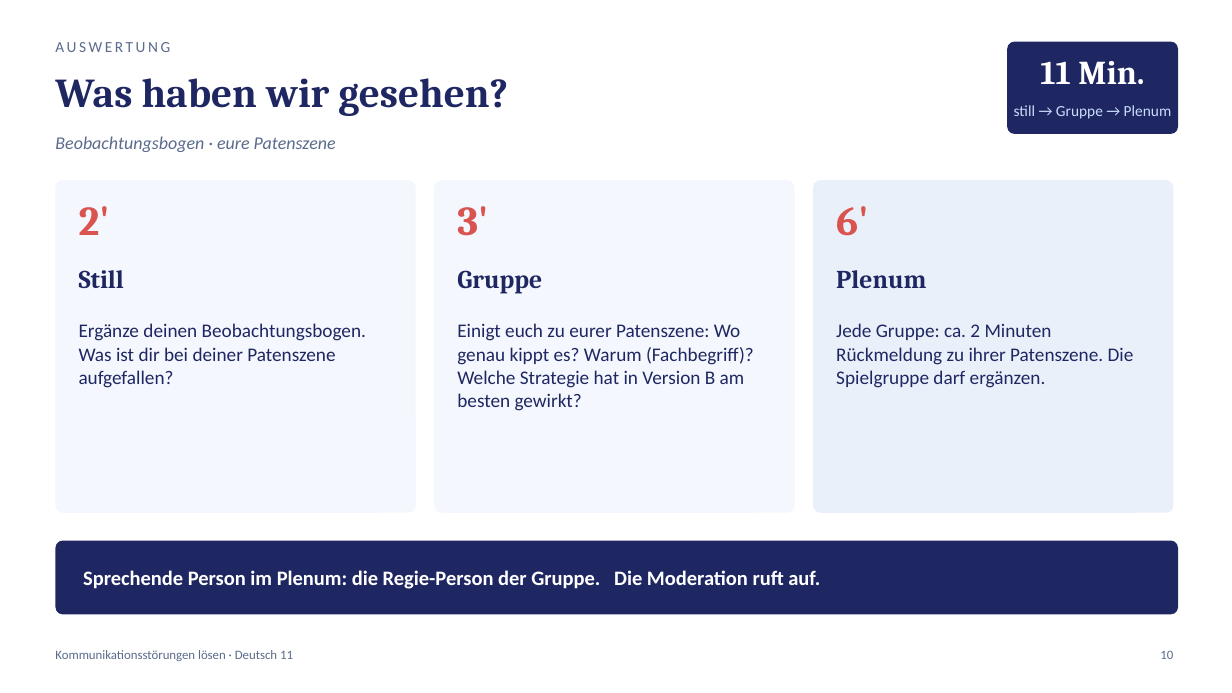
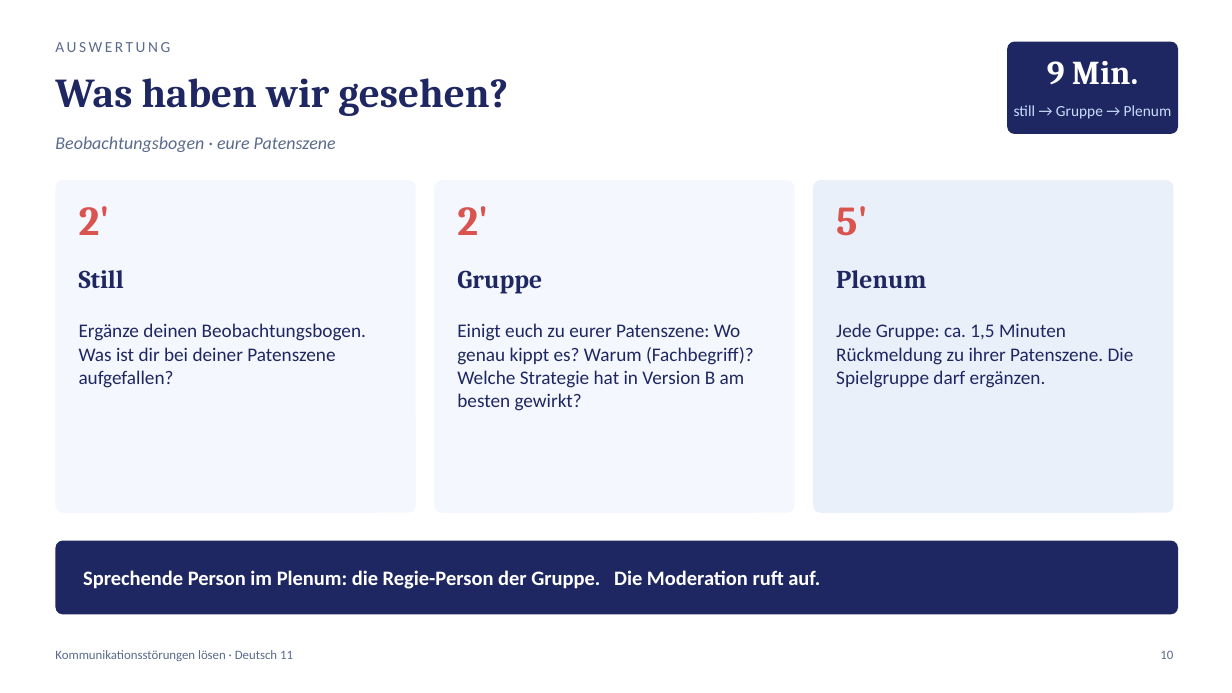
Before and after one commit to golzkonstantin-gif/Schule, a slide deck: slide 10 of Deutsch_11/Kommunikationsstoerungen_loesen/Praesentation_Kommunikationsstoerungen_loesen.pptx. Drawn at 1232x693 pixels with LibreOffice and Linux fonts; fonts in the diff are those of the drawing. Boxes give left, top, right and bottom in pixels: in the first picture for what was removed or moved away, otherwise in the second. Text is boxed around its words. In the diff, an @@ line names an element or a change of style, - is before the commit and + after.

```diff
--- a/Deutsch_11/Kommunikationsstoerungen_loesen/Praesentation_Kommunikationsstoerungen_loesen.pptx
+++ b/Deutsch_11/Kommunikationsstoerungen_loesen/Praesentation_Kommunikationsstoerungen_loesen.pptx
@@ text at bbox=[1047, 61, 1138, 85]: text changed @@
-11 Min.
+9 Min.
@@ text at bbox=[457, 206, 488, 235]: text changed @@
-3'
+2'
@@ text at bbox=[836, 206, 868, 236]: text changed @@
-6'
+5'
@@ text at bbox=[836, 323, 1134, 388]: text changed @@
-Jede Gruppe: ca. 2 Minuten Rückmeldung zu ihrer Patenszene. Die Spielgruppe darf ergänzen.
+Jede Gruppe: ca. 1,5 Minuten Rückmeldung zu ihrer Patenszene. Die Spielgruppe darf ergänzen.
```
Also in this commit, not shown: 3 other slides changed, 2 slides added, 2 slides removed, 8 other files.
